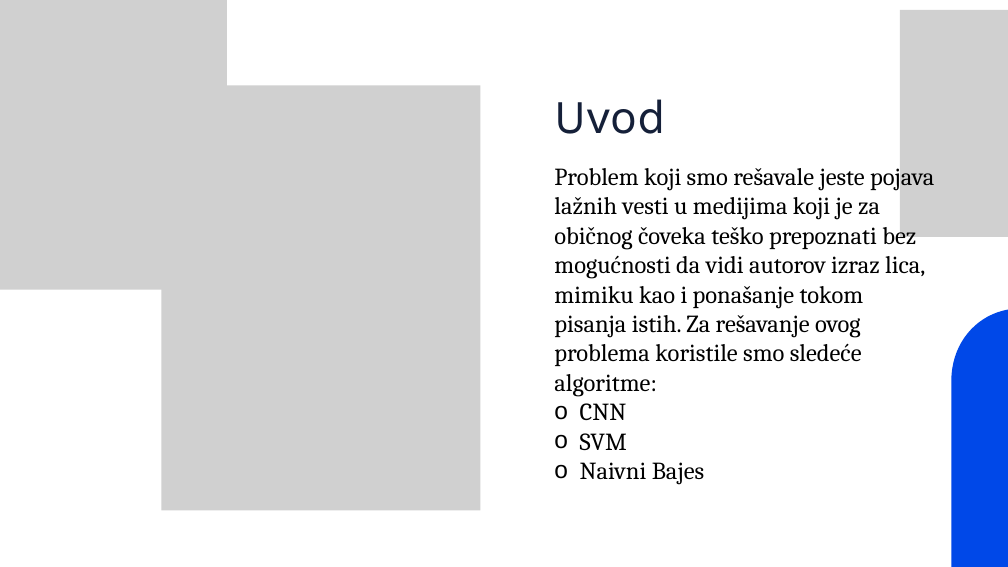
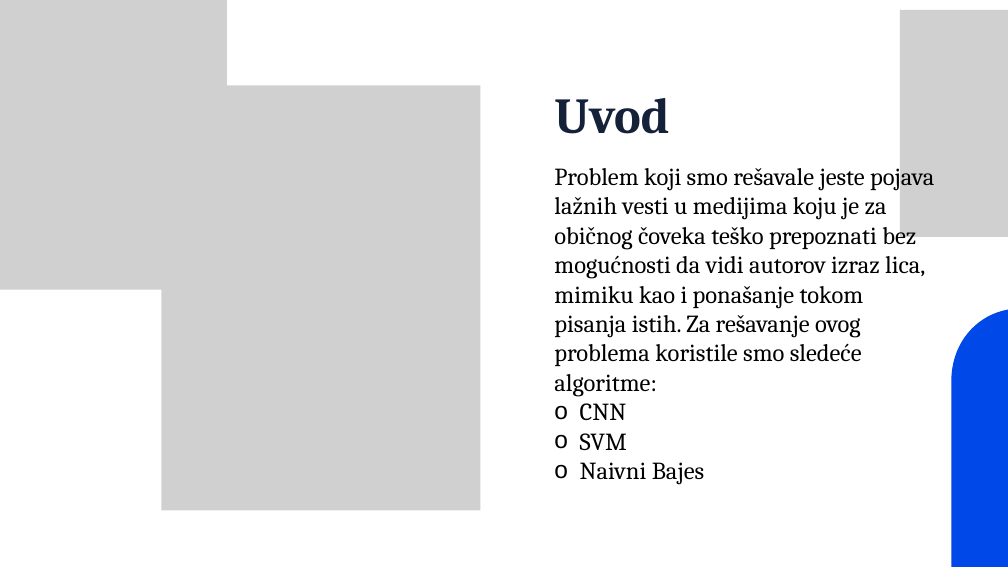
Before and after one commit to SonjaBaljicki/fake-news-detection, a slide deck: slide 2 of Fake-news-detection.pptx. Drawn at 1008x567 pixels with LibreOffice and Linux fonts; fonts in the diff are those of the drawing; grey boxes stand for pictures. Boxes give left, top, right and bottom in pixels: in the first picture for what was removed or moved away, otherwise in the second. Text is boxed around its words. In the diff, an @@ line names an element or a change of style, - is before the commit and + after.

```diff
--- a/Fake-news-detection.pptx
+++ b/Fake-news-detection.pptx
@@ text "Uvod" at bbox=[554, 98, 669, 134]: size 70 to 72 pt, font Karla to Cambria, bold on @@
@@ text at bbox=[554, 163, 934, 397]: text changed @@
-Problem koji smo rešavale jeste pojava lažnih vesti u medijima koji je za običnog čoveka teško prepoznati bez mogućnosti da vidi autorov izraz lica, mimiku kao i ponašanje tokom pisanja istih. Za rešavanje ovog problema koristile smo sledeće algoritme:
+Problem koji smo rešavale jeste pojava lažnih vesti u medijima koju je za običnog čoveka teško prepoznati bez mogućnosti da vidi autorov izraz lica, mimiku kao i ponašanje tokom pisanja istih. Za rešavanje ovog problema koristile smo sledeće algoritme:
```
Also in this commit, not shown: 11 other slides changed, 6 other files.
